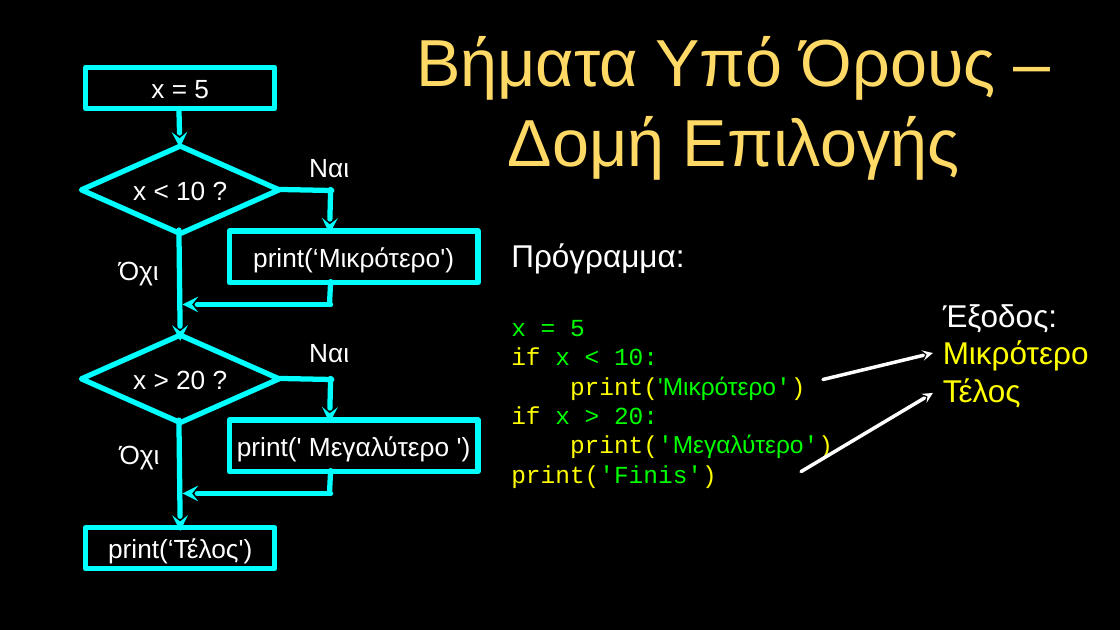
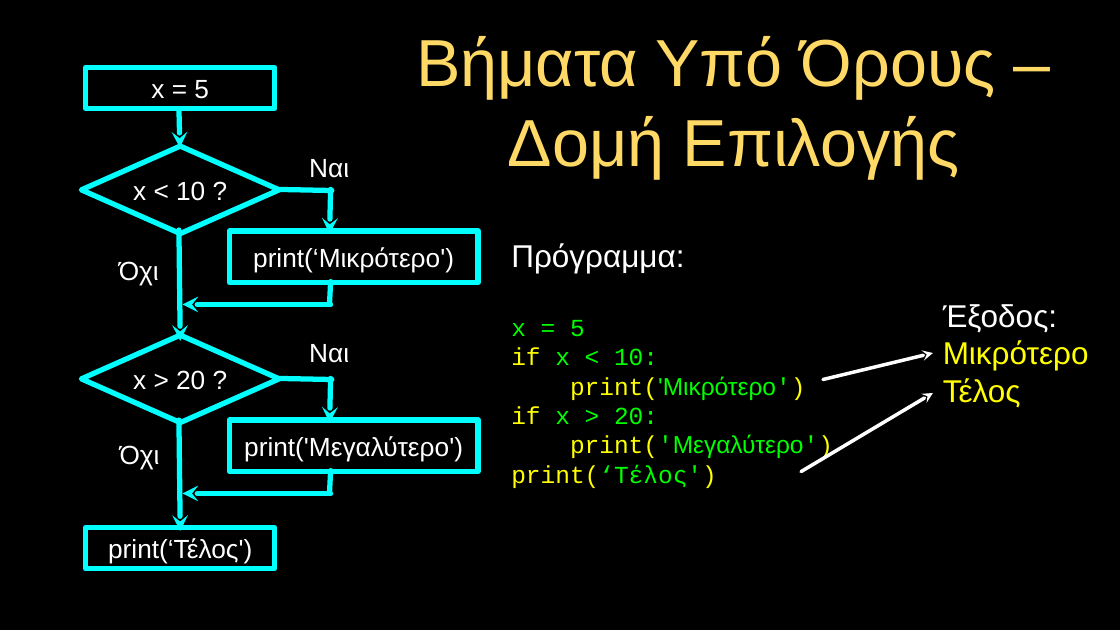
Before and after one commit to csev/py4e, a slide deck: slide 40 of lectures3/gr/Pythonlearn-01-Intro.pptx. Drawn at 1120x630 pixels with LibreOffice and Linux fonts; fonts in the diff are those of the drawing. Boxes give left, top, right and bottom in pixels: in the first picture for what was removed or moved away, otherwise in the second. Text is boxed around its words. In the diff, an @@ line names an element or a change of style, - is before the commit and + after.

```diff
--- a/lectures3/gr/Pythonlearn-01-Intro.pptx
+++ b/lectures3/gr/Pythonlearn-01-Intro.pptx
@@ text in rectangle at [244,436,463,462]: spaces changed @@
-print(' Μεγαλύτερο ')
+print('Μεγαλύτερο')
@@ text at [511,465,717,488]: text changed @@
-print('Finis')
+print(‘Τέλος')
```
